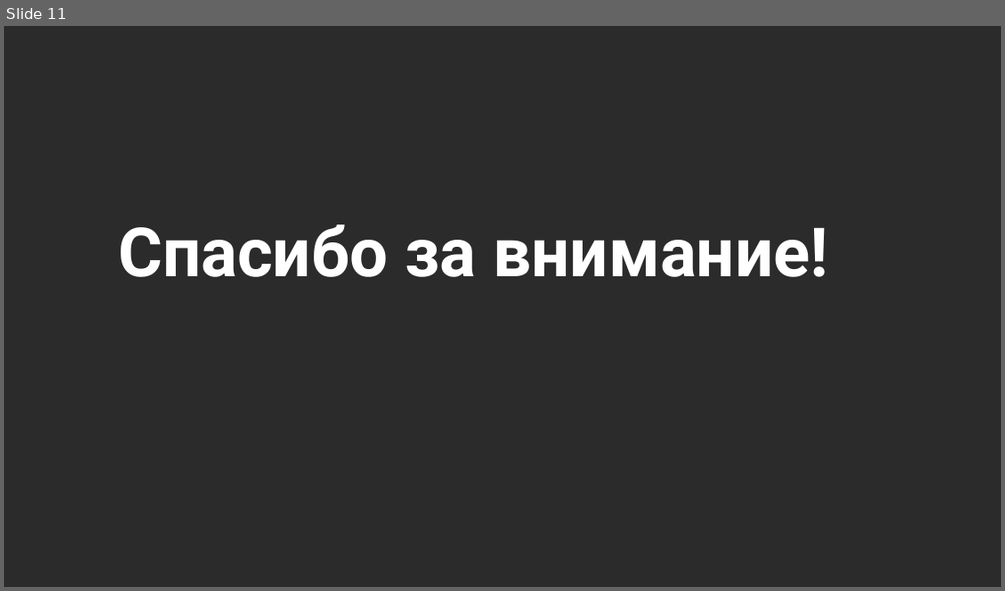
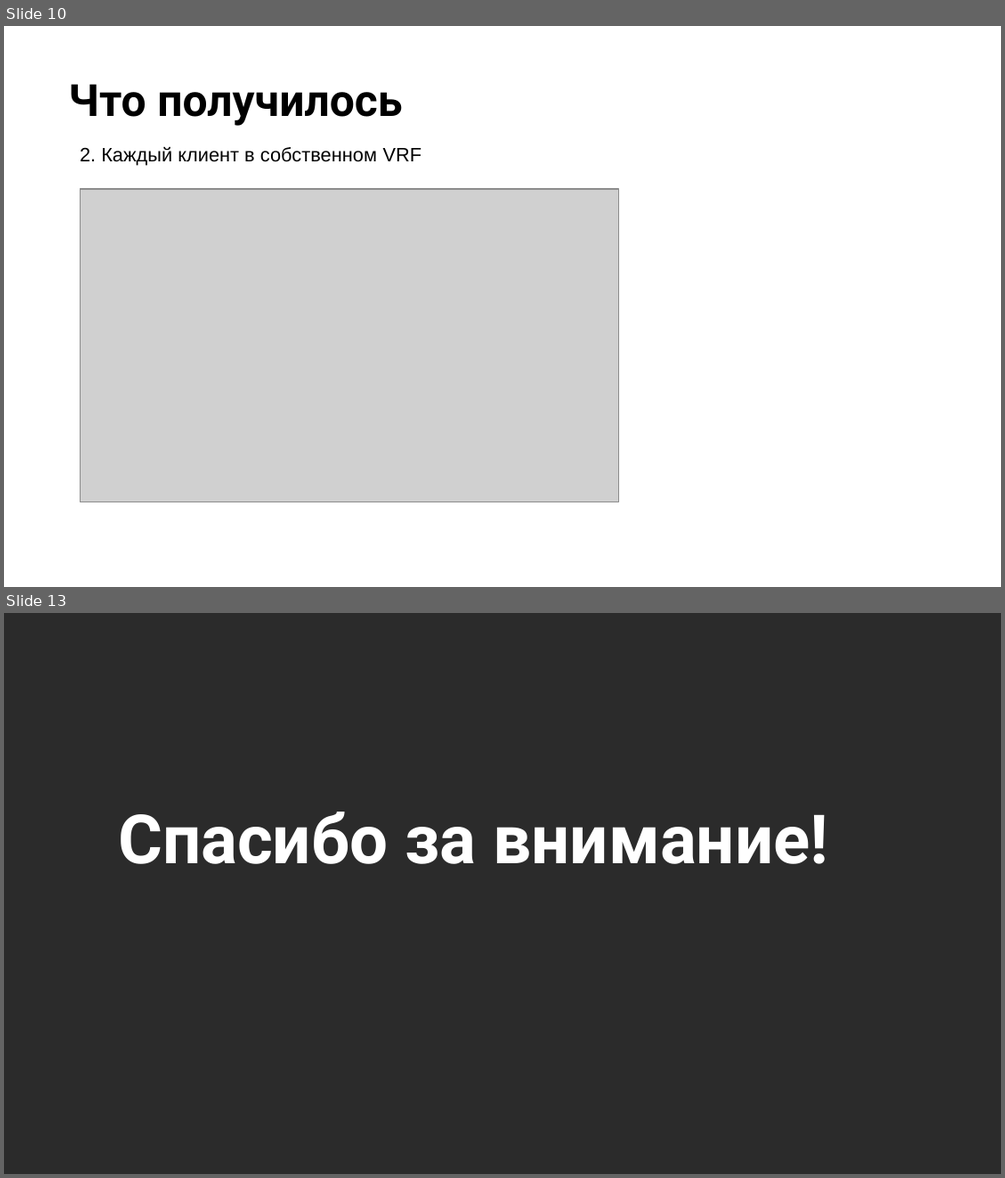
Before and after one commit to AKATMN/NetworkEngin, a slide deck: Project/Presentation/Presentation.pptx. Shown one above the other, each under a label of ours: slide 11 before the commit, slides 10 and 13 after it; the slides between them are not shown. The pictures are 1005x591 and 1005x1178 pixels, drawn with LibreOffice and Linux fonts; fonts in the diff are those of the drawing; grey boxes stand for pictures; background and template pictures are left out; a plain dark background stands for a picture behind light text. Boxes give left, top, right and bottom in pixels: in the first picture for what was removed or moved away, otherwise in the second. Text is boxed around its words. In the diff, an @@ line names an element or a change of style, - is before the commit and + after.

```diff
--- a/Project/Presentation/Presentation.pptx
+++ b/Project/Presentation/Presentation.pptx
@@ slide 10 added at [4,26,1001,587], background picture (left out) @@
@@ title added at [68,84,402,126], 32 pt, text #000000, bold @@
+Что получилось
@@ text added at [80,146,422,166], 14 pt, text #000000 @@
+2. Каждый клиент в собственном VRF
@@ picture added at [80,189,618,501] @@
@@ what was slide 11 is now slide 13 @@
```
Also in this commit, not shown: 2 slides changed, 1 other slide added, 1 other file.
